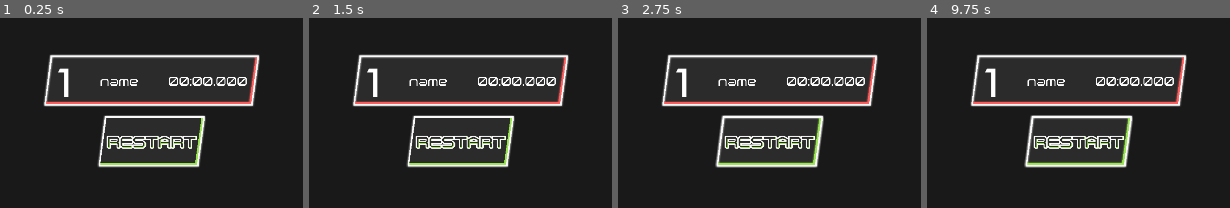
Above: before the commit, frames 1-4 (left to right).
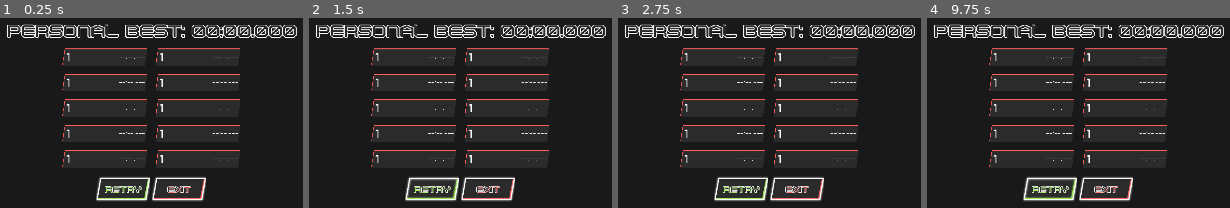
Above: after the commit, the same moments.

Repository: Insta-x/boost-racer
Game: Godot game, scene res://Src/UI/FinishScreen.tscn
Same seed, same stepped clock (60 frames per second), same inputs: the game is played once before the commit and once after it. This scene is started directly instead of the project's main scene.
Inputs (mouse positions are in pixels of both pictures, inside the frame that each line leads up to):
- Up to frame 1 (0.25 s): no input
- Up to frame 2 (1.5 s): click (460, 141) at 0.5 s, where only the run before the commit has a clickable "RESTART"; click (433, 189) at 1.25 s, where only the run after the commit has a clickable "RETRY"
- Up to frame 3 (2.75 s): click (769, 141) at 2 s, where only the run before the commit has a clickable "RESTART"
- Up to frame 4 (9.75 s): click (1078, 141) at 2.75 s, where only the run before the commit has a clickable "RESTART"; click (1051, 189) at 3.5 s, where only the run after the commit has a clickable "RETRY"; click (1051, 189) at 4.25 s, where only the run after the commit has a clickable "RETRY"; tap Enter at 5, 6.5, 8 s; hold D (turn_right) 5.03-5.78 s; hold Shift (boost) 5.03-5.78 s; tap Space (brake) at 5.75, 7.25, 8.75 s; hold Space (brake) 5.78-6.53 s; tap Shift (boost) at 5.85, 7.35, 8.85 s; hold D (turn_right) 6.53-7.28 s; hold Shift (boost) 6.53-7.28 s; hold W (thrust) 7.28-8.03 s; hold Shift (boost) 8.03-8.78 s; hold A (turn_left) 8.03-9.53 s; hold Space (brake) from 9.53 s (still down); hold Shift (boost) from 9.53 s (still down)

The runs differ from the first frame. In frame 1, 16% of the frame differs, in the area x 2-99%, y 3-97%; in frame 2, 16%; in frame 3, 17%; in frame 4, 17%.

Commit message:
update finish screen and menu

Diff:
--- a/Src/GameWorld.tscn
+++ b/Src/GameWorld.tscn
@@ -131,3 +131,4 @@
 
 [node name="Music" type="AudioStreamPlayer" parent="."]
 stream = ExtResource( 3 )
+autoplay = true
--- a/Src/Racer/PlayerRacer.gd
+++ b/Src/Racer/PlayerRacer.gd
@@ -1,5 +1,6 @@
 extends Racer
 
+onready var BoostChargeDoneSFX := $BoostChargeDoneSFX
 
 func _unhandled_input(event: InputEvent) -> void:
 	if event.is_action_pressed("boost"):
@@ -10,3 +11,8 @@
 	self.thrusting = Input.is_action_pressed("thrust")
 	turning = Input.get_action_strength("turn_right") - Input.get_action_strength("turn_left")
 	braking = Input.is_action_pressed("brake")
+
+func _on_DashCooldownTimer_timeout() -> void:
+	can_boost = true
+	boost_charge_particles.emitting = false
+	BoostChargeDoneSFX.play()
--- a/Src/Racer/PlayerRacer.tscn
+++ b/Src/Racer/PlayerRacer.tscn
@@ -1,7 +1,11 @@
-[gd_scene load_steps=3 format=2]
+[gd_scene load_steps=4 format=2]
 
 [ext_resource path="res://Src/Racer/Racer.tscn" type="PackedScene" id=1]
 [ext_resource path="res://Src/Racer/PlayerRacer.gd" type="Script" id=2]
+[ext_resource path="res://Assets/Sound/boost_charge_done.wav" type="AudioStream" id=3]
 
 [node name="PlayerRacer" instance=ExtResource( 1 )]
 script = ExtResource( 2 )
+
+[node name="BoostChargeDoneSFX" type="AudioStreamPlayer" parent="." index="8"]
+stream = ExtResource( 3 )
--- a/Src/UI/FinishScreen.gd
+++ b/Src/UI/FinishScreen.gd
@@ -1,5 +1,11 @@
 extends CanvasLayer
 
 
-func _on_RestartButton_pressed():
-	pass
+
+
+func _on_RetryButton_pressed():
+	pass # Replace with function body.
+
+
+func _on_ExitButton_pressed():
+	pass # Replace with function body.
--- a/Src/UI/FinishScreen.tscn
+++ b/Src/UI/FinishScreen.tscn
@@ -1,14 +1,28 @@
-[gd_scene load_steps=7 format=2]
+[gd_scene load_steps=11 format=2]
 
 [ext_resource path="res://Assets/Font/Polentical Neon Regular.ttf" type="DynamicFontData" id=1]
 [ext_resource path="res://Src/UI/FinishScreen.gd" type="Script" id=2]
-[ext_resource path="res://Assets/Art/button-restart.png" type="Texture" id=3]
-[ext_resource path="res://Assets/Art/button-restart-hover.png" type="Texture" id=4]
+[ext_resource path="res://Assets/Art/button-restart-mini..png" type="Texture" id=3]
+[ext_resource path="res://Assets/Art/button-restart-mini-hover..png" type="Texture" id=4]
 [ext_resource path="res://Src/UI/ScorePanel.tscn" type="PackedScene" id=5]
+[ext_resource path="res://Assets/Art/button-exit-mini..png" type="Texture" id=6]
+[ext_resource path="res://Assets/Art/button-exit-mini-hover.png" type="Texture" id=7]
+
+[sub_resource type="DynamicFont" id=2]
+size = 40
+outline_size = 2
+outline_color = Color( 0.988235, 0.988235, 0.988235, 1 )
+font_data = ExtResource( 1 )
 
 [sub_resource type="DynamicFont" id=1]
-size = 36
-outline_size = 3
+size = 20
+outline_size = 1
+outline_color = Color( 0.988235, 0.988235, 0.988235, 1 )
+font_data = ExtResource( 1 )
+
+[sub_resource type="DynamicFont" id=3]
+size = 20
+outline_size = 1
 outline_color = Color( 0.988235, 0.988235, 0.988235, 1 )
 font_data = ExtResource( 1 )
 
@@ -22,42 +36,157 @@
 color = Color( 0.172549, 0.172549, 0.172549, 0.588235 )
 
 [node name="Control" type="Control" parent="."]
-margin_right = 1920.0
-margin_bottom = 1080.0
+anchor_left = 0.5
+anchor_top = 0.5
+anchor_right = 0.5
+anchor_bottom = 0.5
+margin_left = -960.0
+margin_top = -540.0
+margin_right = 960.0
+margin_bottom = 540.0
 
 [node name="CenterContainer" type="CenterContainer" parent="Control"]
-margin_right = 1920.0
-margin_bottom = 1080.0
+anchor_left = 0.5
+anchor_top = 0.5
+anchor_right = 0.5
+anchor_bottom = 0.5
+margin_left = -960.0
+margin_top = -540.0
+margin_right = 960.0
+margin_bottom = 540.0
 rect_scale = Vector2( 1.01797, 0.988632 )
 
 [node name="VBoxContainer" type="VBoxContainer" parent="Control/CenterContainer"]
-margin_left = 704.0
-margin_top = 402.0
-margin_right = 1216.0
-margin_bottom = 678.0
+margin_left = 618.0
+margin_top = 318.0
+margin_right = 1301.0
+margin_bottom = 762.0
 custom_constants/separation = 20
 
-[node name="ScorePanel" parent="Control/CenterContainer/VBoxContainer" instance=ExtResource( 5 )]
-margin_right = 512.0
-margin_bottom = 128.0
+[node name="PersonalBest" type="Label" parent="Control/CenterContainer/VBoxContainer"]
+margin_right = 683.0
+margin_bottom = 50.0
+custom_colors/font_color = Color( 0.172549, 0.172549, 0.172549, 1 )
+custom_colors/font_color_shadow = Color( 0, 0, 0, 1 )
+custom_fonts/font = SubResource( 2 )
+text = "Personal best: 00:00.000"
+align = 1
+valign = 1
+uppercase = true
 
-[node name="RestartButton" type="TextureButton" parent="Control/CenterContainer/VBoxContainer"]
-margin_left = 128.0
-margin_top = 148.0
-margin_right = 384.0
-margin_bottom = 276.0
+[node name="HBoxContainer" type="HBoxContainer" parent="Control/CenterContainer/VBoxContainer"]
+margin_top = 70.0
+margin_right = 683.0
+margin_bottom = 360.0
+custom_constants/separation = 20
+alignment = 1
+
+[node name="VBoxContainer" type="VBoxContainer" parent="Control/CenterContainer/VBoxContainer/HBoxContainer"]
+margin_left = 131.0
+margin_right = 331.0
+margin_bottom = 290.0
+custom_constants/separation = 20
+
+[node name="ScorePanel" parent="Control/CenterContainer/VBoxContainer/HBoxContainer/VBoxContainer" instance=ExtResource( 5 )]
+margin_bottom = 42.0
+size_flags_horizontal = 4
+
+[node name="ScorePanel2" parent="Control/CenterContainer/VBoxContainer/HBoxContainer/VBoxContainer" instance=ExtResource( 5 )]
+margin_top = 62.0
+margin_bottom = 104.0
+size_flags_horizontal = 4
+
+[node name="ScorePanel3" parent="Control/CenterContainer/VBoxContainer/HBoxContainer/VBoxContainer" instance=ExtResource( 5 )]
+margin_top = 124.0
+margin_bottom = 166.0
+size_flags_horizontal = 4
+
+[node name="ScorePanel4" parent="Control/CenterContainer/VBoxContainer/HBoxContainer/VBoxContainer" instance=ExtResource( 5 )]
+margin_top = 186.0
+margin_bottom = 228.0
+size_flags_horizontal = 4
+
+[node name="ScorePanel5" parent="Control/CenterContainer/VBoxContainer/HBoxContainer/VBoxContainer" instance=ExtResource( 5 )]
+margin_top = 248.0
+margin_bottom = 290.0
+size_flags_horizontal = 4
+
+[node name="VBoxContainer2" type="VBoxContainer" parent="Control/CenterContainer/VBoxContainer/HBoxContainer"]
+margin_left = 351.0
+margin_right = 551.0
+margin_bottom = 290.0
+custom_constants/separation = 20
+
+[node name="ScorePanel" parent="Control/CenterContainer/VBoxContainer/HBoxContainer/VBoxContainer2" instance=ExtResource( 5 )]
+margin_bottom = 42.0
+size_flags_horizontal = 4
+
+[node name="ScorePanel2" parent="Control/CenterContainer/VBoxContainer/HBoxContainer/VBoxContainer2" instance=ExtResource( 5 )]
+margin_top = 62.0
+margin_bottom = 104.0
+size_flags_horizontal = 4
+
+[node name="ScorePanel3" parent="Control/CenterContainer/VBoxContainer/HBoxContainer/VBoxContainer2" instance=ExtResource( 5 )]
+margin_top = 124.0
+margin_bottom = 166.0
+size_flags_horizontal = 4
+
+[node name="ScorePanel4" parent="Control/CenterContainer/VBoxContainer/HBoxContainer/VBoxContainer2" instance=ExtResource( 5 )]
+margin_top = 186.0
+margin_bottom = 228.0
+size_flags_horizontal = 4
+
+[node name="ScorePanel5" parent="Control/CenterContainer/VBoxContainer/HBoxContainer/VBoxContainer2" instance=ExtResource( 5 )]
+margin_top = 248.0
+margin_bottom = 290.0
+size_flags_horizontal = 4
+
+[node name="HBoxContainer2" type="HBoxContainer" parent="Control/CenterContainer/VBoxContainer"]
+margin_top = 380.0
+margin_right = 683.0
+margin_bottom = 444.0
+alignment = 1
+
+[node name="RetryButton" type="TextureButton" parent="Control/CenterContainer/VBoxContainer/HBoxContainer2"]
+margin_left = 211.0
+margin_right = 339.0
+margin_bottom = 64.0
 size_flags_horizontal = 4
 texture_normal = ExtResource( 3 )
 texture_hover = ExtResource( 4 )
 
-[node name="Label" type="Label" parent="Control/CenterContainer/VBoxContainer/RestartButton"]
-margin_left = 23.0
-margin_top = 41.0
-margin_right = 233.0
-margin_bottom = 86.0
+[node name="RetryLabel" type="Label" parent="Control/CenterContainer/VBoxContainer/HBoxContainer2/RetryButton"]
+margin_left = 21.0
+margin_top = 18.9999
+margin_right = 106.0
+margin_bottom = 44.9999
 custom_colors/font_color = Color( 0.172549, 0.172549, 0.172549, 1 )
 custom_colors/font_color_shadow = Color( 0.6, 0.898039, 0.313726, 1 )
 custom_fonts/font = SubResource( 1 )
-text = "RESTART"
+text = "RETRY"
+align = 1
+valign = 1
 
-[connection signal="pressed" from="Control/CenterContainer/VBoxContainer/RestartButton" to="." method="_on_RestartButton_pressed"]
+[node name="ExitButton" type="TextureButton" parent="Control/CenterContainer/VBoxContainer/HBoxContainer2"]
+margin_left = 343.0
+margin_right = 471.0
+margin_bottom = 64.0
+size_flags_horizontal = 4
+texture_normal = ExtResource( 6 )
+texture_hover = ExtResource( 7 )
+
+[node name="ExitLabel" type="Label" parent="Control/CenterContainer/VBoxContainer/HBoxContainer2/ExitButton"]
+margin_left = 36.0
+margin_top = 18.9999
+margin_right = 91.0
+margin_bottom = 44.9999
+custom_colors/font_color = Color( 0.172549, 0.172549, 0.172549, 1 )
+custom_colors/font_color_shadow = Color( 1, 0.372549, 0.372549, 1 )
+custom_constants/shadow_offset_x = 1
+custom_constants/shadow_offset_y = 1
+custom_fonts/font = SubResource( 3 )
+text = "exit"
+uppercase = true
+
+[connection signal="pressed" from="Control/CenterContainer/VBoxContainer/HBoxContainer2/RetryButton" to="." method="_on_RetryButton_pressed"]
+[connection signal="pressed" from="Control/CenterContainer/VBoxContainer/HBoxContainer2/ExitButton" to="." method="_on_ExitButton_pressed"]
--- a/Src/UI/Menu.gd
+++ b/Src/UI/Menu.gd
@@ -3,5 +3,6 @@
 func _on_PlayButton_pressed():
 	get_tree().change_scene("res://Src/GameWorld.tscn")
 
-func _on_TextureButton_pressed():
+
+func _on_ExitButton_pressed():
 	get_tree().quit()
--- a/Src/UI/Menu.tscn
+++ b/Src/UI/Menu.tscn
@@ -21,8 +21,14 @@
 font_data = ExtResource( 1 )
 
 [node name="Menu" type="Control"]
-anchor_right = 1.0
-anchor_bottom = 1.0
+anchor_left = 0.5
+anchor_top = 0.5
+anchor_right = 0.5
+anchor_bottom = 0.5
+margin_left = -960.0
+margin_top = -540.0
+margin_right = 960.0
+margin_bottom = 540.0
 script = ExtResource( 2 )
 
 [node name="CenterContainer" type="CenterContainer" parent="."]
@@ -70,7 +76,7 @@
 text = "PLAY"
 uppercase = true
 
-[node name="TextureButton" type="TextureButton" parent="CenterContainer/MenuContainer"]
+[node name="ExitButton" type="TextureButton" parent="CenterContainer/MenuContainer"]
 margin_left = 395.0
 margin_top = 396.0
 margin_right = 651.0
@@ -79,7 +85,7 @@
 texture_normal = ExtResource( 3 )
 texture_hover = ExtResource( 7 )
 
-[node name="ExitLabel" type="Label" parent="CenterContainer/MenuContainer/TextureButton"]
+[node name="ExitLabel" type="Label" parent="CenterContainer/MenuContainer/ExitButton"]
 margin_left = 53.0
 margin_top = 29.0
 margin_right = 202.0
@@ -97,4 +103,4 @@
 autoplay = true
 
 [connection signal="pressed" from="CenterContainer/MenuContainer/PlayButton" to="." method="_on_PlayButton_pressed"]
-[connection signal="pressed" from="CenterContainer/MenuContainer/TextureButton" to="." method="_on_TextureButton_pressed"]
+[connection signal="pressed" from="CenterContainer/MenuContainer/ExitButton" to="." method="_on_ExitButton_pressed"]
--- a/Src/UI/ScorePanel.gd
+++ b/Src/UI/ScorePanel.gd
@@ -1,12 +1,12 @@
-extends TextureRect
+extends ColorRect
 
-onready var RankingLabel := $HBoxContainer/RankingLabel
-onready var NameLabel := $HBoxContainer/NameLabel
-onready var TimeLabel := $HBoxContainer/TimeLabel
+onready var RankingLabel := $Polygon2D/Polygon2D2/HBoxContainer/RankingLabel
+onready var NameLabel := $Polygon2D/Polygon2D2/HBoxContainer/NameLabel
+onready var TimeLabel := $Polygon2D/Polygon2D2/HBoxContainer/TimeLabel
 
 var ranking := "1"
-var racerName := "name"
-var time := "00:00.000"
+var racerName := ""
+var time := "--:--.---"
 
 func _ready():
 	RankingLabel.text = ranking
--- a/Src/UI/ScorePanel.tscn
+++ b/Src/UI/ScorePanel.tscn
@@ -1,63 +1,72 @@
-[gd_scene load_steps=7 format=2]
+[gd_scene load_steps=6 format=2]
 
 [ext_resource path="res://Assets/Font/Polentical Neon Regular.ttf" type="DynamicFontData" id=1]
-[ext_resource path="res://Assets/Art/scoreboard.png" type="Texture" id=2]
 [ext_resource path="res://Src/UI/ScorePanel.gd" type="Script" id=3]
 
 [sub_resource type="DynamicFont" id=1]
-size = 100
+size = 28
+outline_color = Color( 0.988235, 0.988235, 0.988235, 1 )
 font_data = ExtResource( 1 )
 
 [sub_resource type="DynamicFont" id=2]
-size = 30
+size = 14
+outline_color = Color( 0.988235, 0.988235, 0.988235, 1 )
 font_data = ExtResource( 1 )
 
 [sub_resource type="DynamicFont" id=3]
-size = 30
+size = 14
 font_data = ExtResource( 1 )
 
-[node name="ScorePanel" type="TextureRect"]
-margin_right = 40.0
+[node name="ScorePanel" type="ColorRect"]
+margin_right = 200.0
 margin_bottom = 40.0
-texture = ExtResource( 2 )
+rect_min_size = Vector2( 200, 42 )
+color = Color( 0.219608, 1, 0, 0 )
 script = ExtResource( 3 )
 
-[node name="HBoxContainer" type="HBoxContainer" parent="."]
-margin_left = 30.0
-margin_right = 482.0
-margin_bottom = 128.0
-rect_scale = Vector2( 1, 1.00701 )
-custom_constants/separation = 40
-alignment = 1
+[node name="Polygon2D" type="Polygon2D" parent="."]
+color = Color( 1, 0.372549, 0.372549, 1 )
+polygon = PoolVector2Array( 6, 0, 0, 40, 194, 40, 200, 0 )
 
-[node name="RankingLabel" type="Label" parent="HBoxContainer"]
-margin_right = 34.0
-margin_bottom = 128.0
+[node name="Polygon2D2" type="Polygon2D" parent="Polygon2D"]
+color = Color( 0.172549, 0.172549, 0.172549, 1 )
+offset = Vector2( 1, 2 )
+polygon = PoolVector2Array( 6, 0, 0, 40, 194, 40, 200, 0 )
+
+[node name="HBoxContainer" type="HBoxContainer" parent="Polygon2D/Polygon2D2"]
+margin_left = 9.0
+margin_right = 196.0
+margin_bottom = 40.0
+custom_constants/separation = 20
+
+[node name="RankingLabel" type="Label" parent="Polygon2D/Polygon2D2/HBoxContainer"]
+margin_right = 10.0
+margin_bottom = 40.0
 size_flags_vertical = 1
+custom_colors/font_color = Color( 0.988235, 0.988235, 0.988235, 1 )
 custom_fonts/font = SubResource( 1 )
 text = "1"
 align = 1
 valign = 1
 
-[node name="NameLabel" type="Label" parent="HBoxContainer"]
-margin_left = 74.0
-margin_right = 225.0
-margin_bottom = 128.0
+[node name="NameLabel" type="Label" parent="Polygon2D/Polygon2D2/HBoxContainer"]
+margin_left = 30.0
+margin_right = 105.0
+margin_bottom = 40.0
 size_flags_horizontal = 3
 size_flags_vertical = 1
+custom_colors/font_color = Color( 0.988235, 0.988235, 0.988235, 1 )
 custom_fonts/font = SubResource( 2 )
-text = "Name"
+valign = 1
+autowrap = true
+
+[node name="TimeLabel" type="Label" parent="Polygon2D/Polygon2D2/HBoxContainer"]
+margin_left = 125.0
+margin_right = 187.0
+margin_bottom = 40.0
+size_flags_vertical = 1
+custom_colors/font_color = Color( 0.988235, 0.988235, 0.988235, 1 )
+custom_fonts/font = SubResource( 3 )
+text = "--:--.---"
 align = 1
 valign = 1
-autowrap = true
-clip_text = true
-
-[node name="TimeLabel" type="Label" parent="HBoxContainer"]
-margin_left = 265.0
-margin_top = 45.0
-margin_right = 452.0
-margin_bottom = 83.0
-custom_fonts/font = SubResource( 3 )
-text = "00:00.000"
-align = 1
-valign = 1
Binary file added: Assets/Art/button-exit-mini-hover.png
Not shown, added: Assets/Art/button-exit-mini-hover.png.import
Binary file added: Assets/Art/button-exit-mini..png
Not shown, added: Assets/Art/button-exit-mini..png.import
Binary file added: Assets/Art/button-restart-mini-hover..png
Not shown, added: Assets/Art/button-restart-mini-hover..png.import
Binary file added: Assets/Art/button-restart-mini..png
Not shown, added: Assets/Art/button-restart-mini..png.import
Not shown, added: Assets/Sound/boost_charge_done.wav.import
Not shown, added: Assets/Sound/boost_charge_done.wav
